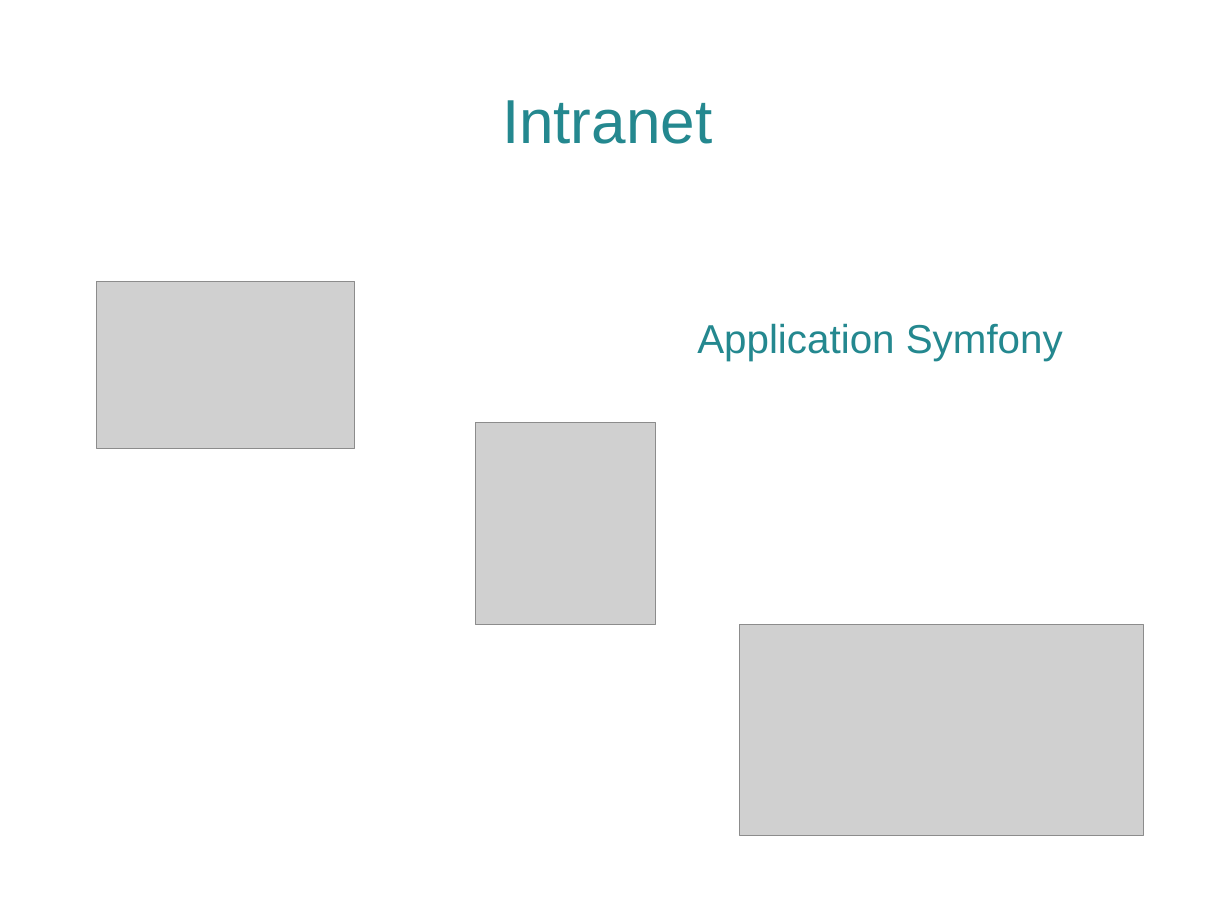
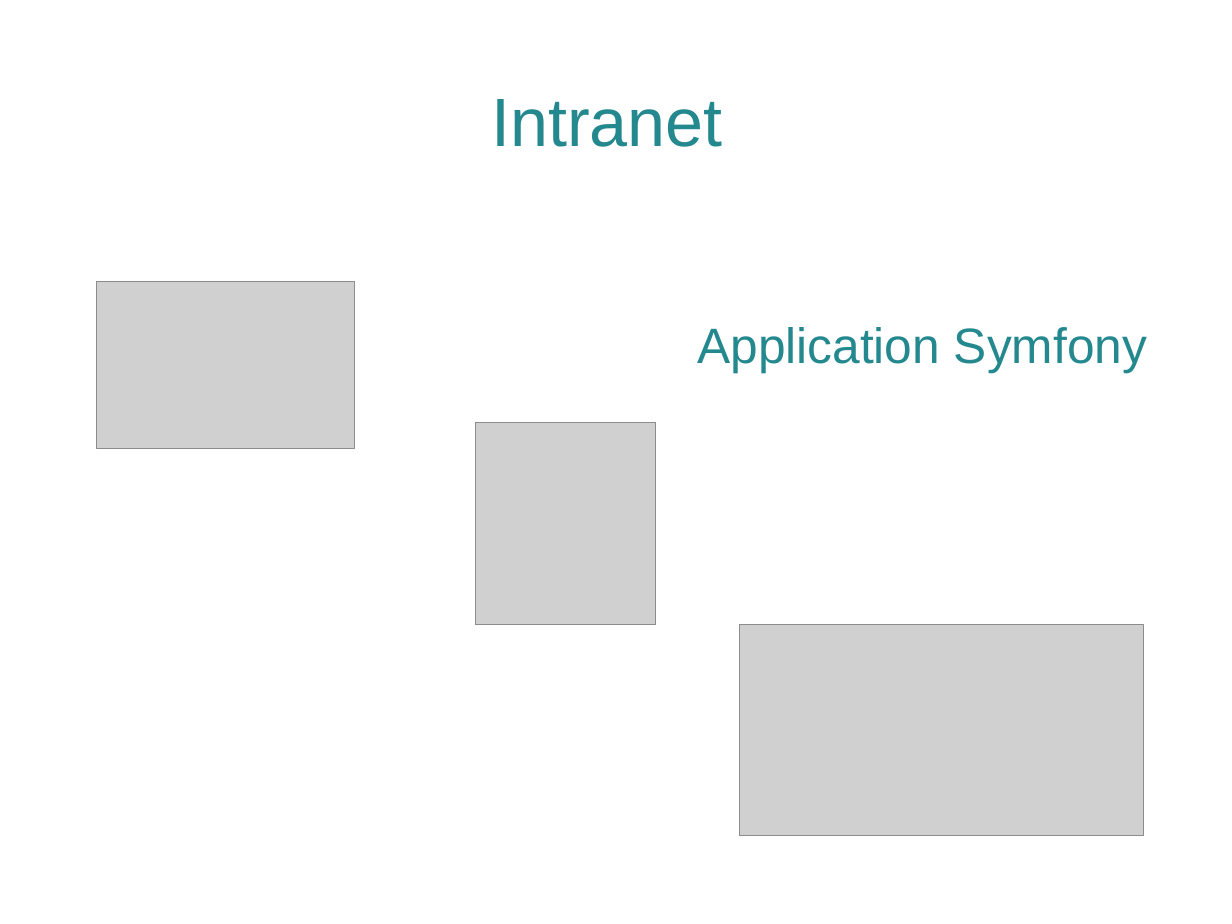
Before and after one commit to solenehuault/projets_certif, a slide deck: slide 6 of FACE/slides-face.odp. Drawn at 1232x924 pixels with LibreOffice and Linux fonts; fonts in the diff are those of the drawing; grey boxes stand for pictures. Boxes give left, top, right and bottom in pixels: in the first picture for what was removed or moved away, otherwise in the second. Text is boxed around its words. In the diff, an @@ line names an element or a change of style, - is before the commit and + after.

Commit message:
Ajout des slides uml, design et démonstration

```diff
--- a/FACE/slides-face.odp
+++ b/FACE/slides-face.odp
@@ title "Intranet" at box(491, 99, 722, 147): size 40 to 44 pt @@
@@ text "Application Symfony" at box(697, 327, 1147, 372): size 26 to 32 pt @@
```
Also in this commit, not shown: 1 other slide changed, 4 slides added, 1 slide removed.
